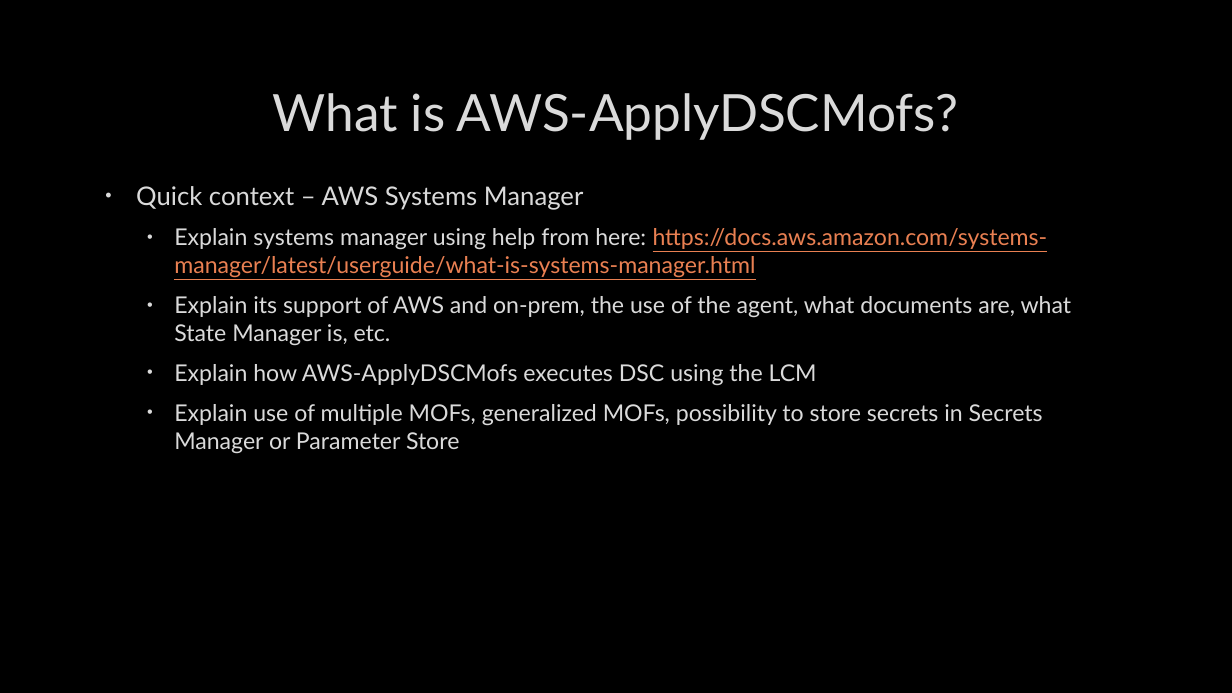
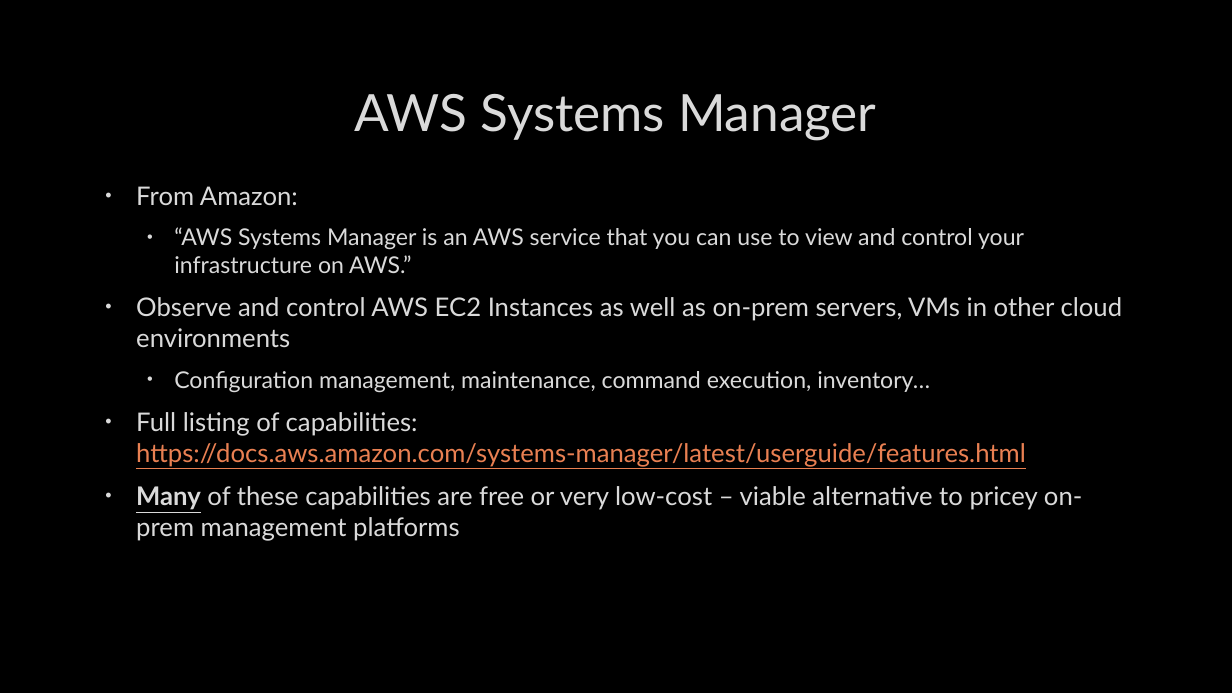
Before and after one commit to mcbobke/AWSPowerShellDemo, a slide deck: slide 5 of AWSPowerShellDemo.pptx. Drawn at 1232x693 pixels with LibreOffice and Linux fonts; fonts in the diff are those of the drawing; background and template pictures are left out. Boxes give left, top, right and bottom in pixels: in the first picture for what was removed or moved away, otherwise in the second. Text is boxed around its words. In the diff, an @@ line names an element or a change of style, - is before the commit and + after.

```diff
--- a/AWSPowerShellDemo.pptx
+++ b/AWSPowerShellDemo.pptx
@@ title at [354, 94, 876, 140]: text changed @@
-What is AWS-ApplyDSCMofs?
+AWS Systems Manager
@@ text at [136, 186, 1123, 541]: text changed; size 18 to 20 pt @@
-• Quick context – AWS Systems Manager
-  • Explain systems manager using help from here: https://docs.aws.amazon.com/systems-manager/latest/userguide/what-is-systems-manager.html
-  • Explain its support of AWS and on-prem, the use of the agent, what documents are, what State Manager is, etc.
-  • Explain how AWS-ApplyDSCMofs executes DSC using the LCM
-  • Explain use of multiple MOFs, generalized MOFs, possibility to store secrets in Secrets Manager or Parameter Store
+• From Amazon:
+  • “AWS Systems Manager is an AWS service that you can use to view and control your infrastructure on AWS.”
+• Observe and control AWS EC2 Instances as well as on-prem servers, VMs in other cloud environments
+  • Configuration management, maintenance, command execution, inventory…
+• Full listing of capabilities: https://docs.aws.amazon.com/systems-manager/latest/userguide/features.html
+• Many of these capabilities are free or very low-cost – viable alternative to pricey on-prem management platforms
```
Also in this commit, not shown: 2 other slides changed, 6 slides added.
